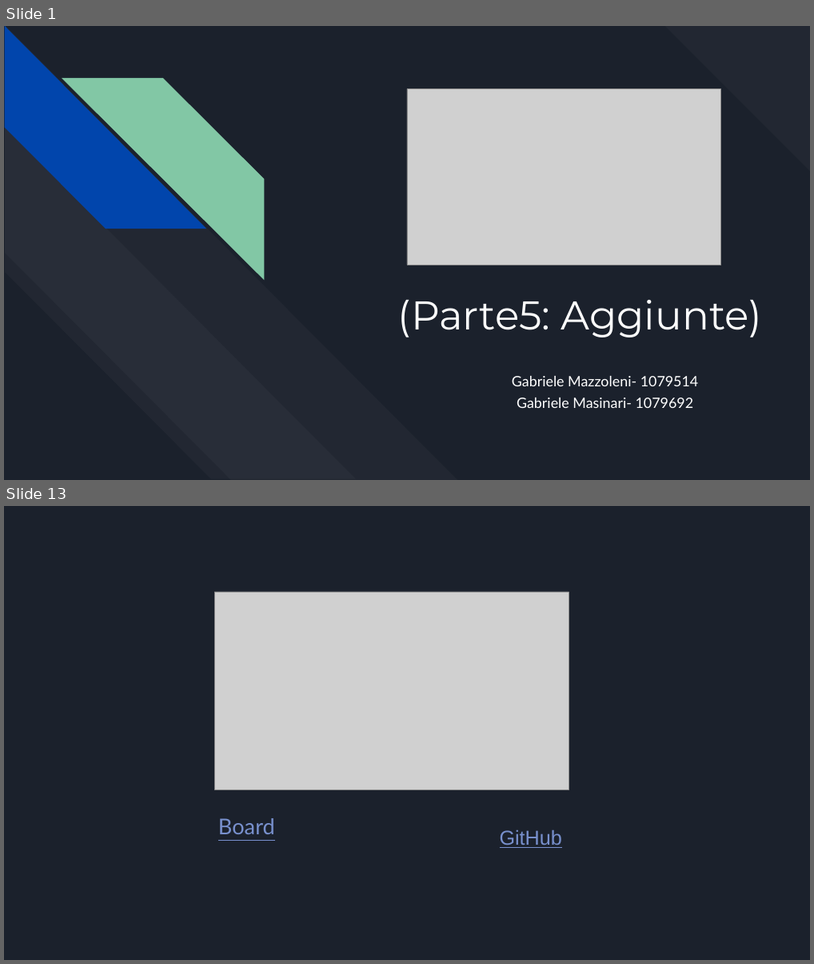
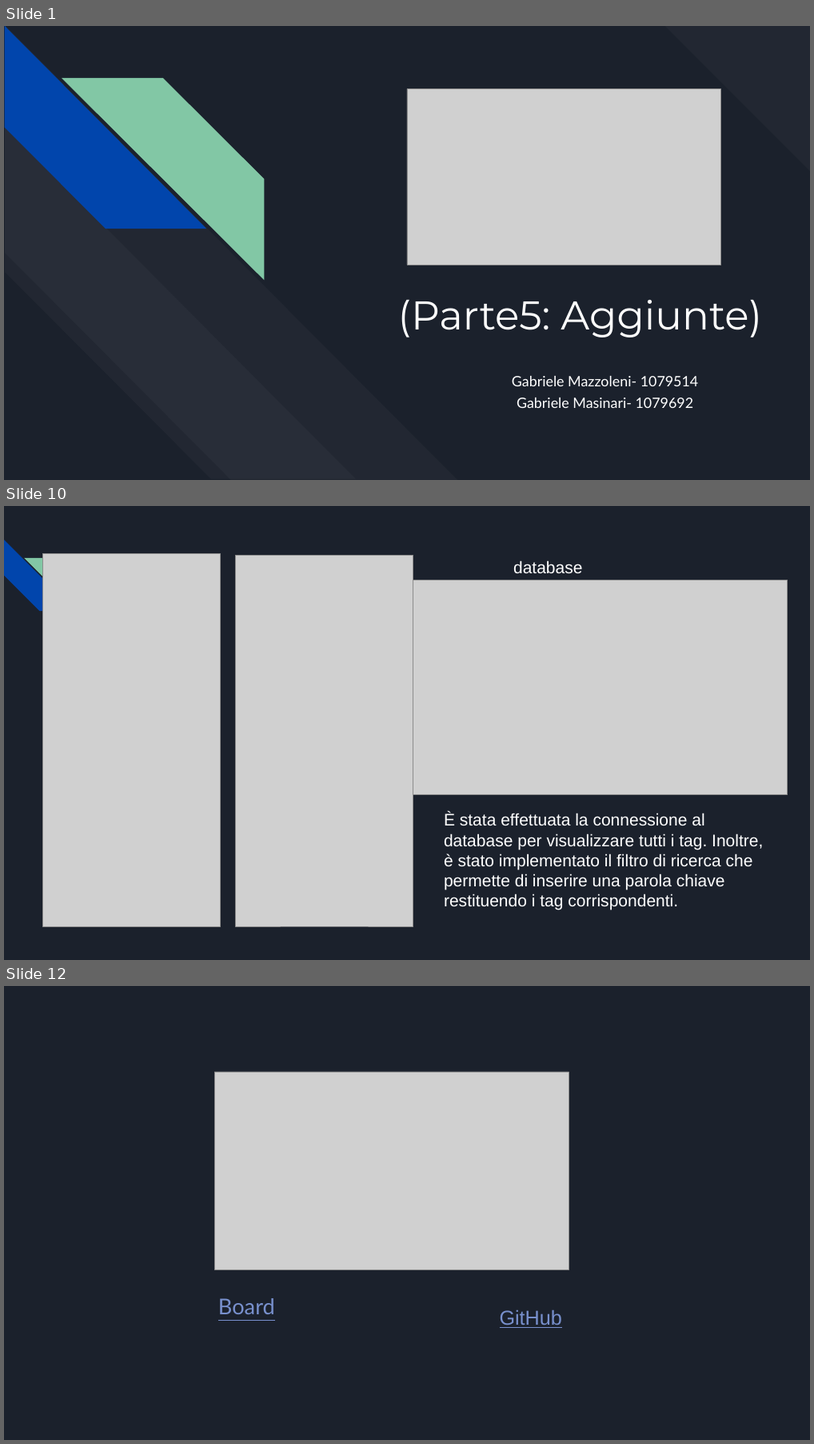
Before and after one commit to Gabriele-Mazzoleni/Progetti_Tec_Cloud_Mobile_2024, a slide deck: Parte 5/Presentazione TedxTok(parte 5).pptx. Shown one above the other, each under a label of ours: slides 1 and 13 before the commit, slides 1, 10 and 12 after it; the slides between them are not shown. The pictures are 814x964 and 814x1444 pixels, drawn with LibreOffice and Linux fonts; fonts in the diff are those of the drawing; grey boxes stand for pictures. Boxes give left, top, right and bottom in pixels: in the first picture for what was removed or moved away, otherwise in the second. Text is boxed around its words. In the diff, an @@ line names an element or a change of style, - is before the commit and + after.

```diff
--- a/Parte 5/Presentazione TedxTok(parte 5).pptx
+++ b/Parte 5/Presentazione TedxTok(parte 5).pptx
@@ slide 10 added at box(4, 506, 810, 960), background #1B212C @@
@@ diag stripe added at box(4, 540, 75, 612), fill #0145AC @@
@@ diag stripe added at box(24, 558, 95, 629), fill #82C7A5 @@
@@ picture added at box(42, 554, 220, 927) @@
@@ picture added at box(236, 555, 413, 926) @@
@@ text added at box(514, 560, 582, 574), 20 pt, text #FFFFFF @@
+database
@@ picture added at box(414, 580, 788, 795) @@
@@ text added at box(444, 812, 763, 910), 20 pt, text #FFFFFF @@
+È stata effettuata la connessione al database per visualizzare tutti i tag. Inoltre, è stato implementato il filtro di ricerca che permette di inserire una parola chiave restituendo i tag corrispondenti.
@@ what was slide 13 is now slide 12 @@
```
Also in this commit, not shown: 3 slides changed, 6 other slides added, 8 slides removed.
